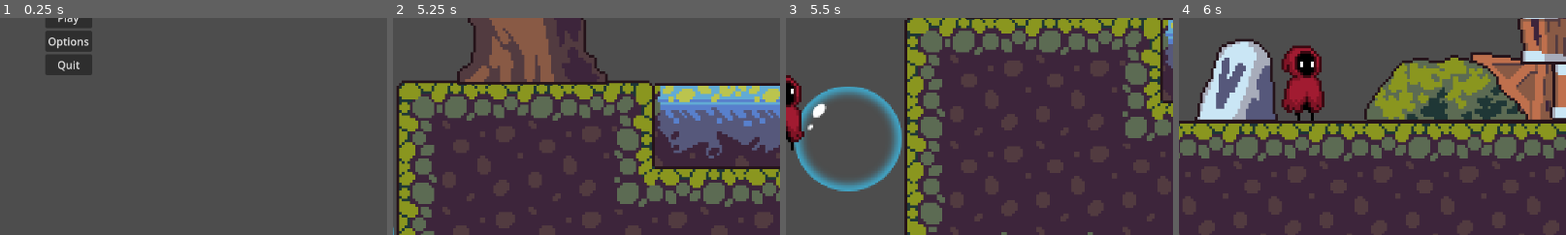
Above: before the commit, frames 1-4 (left to right).
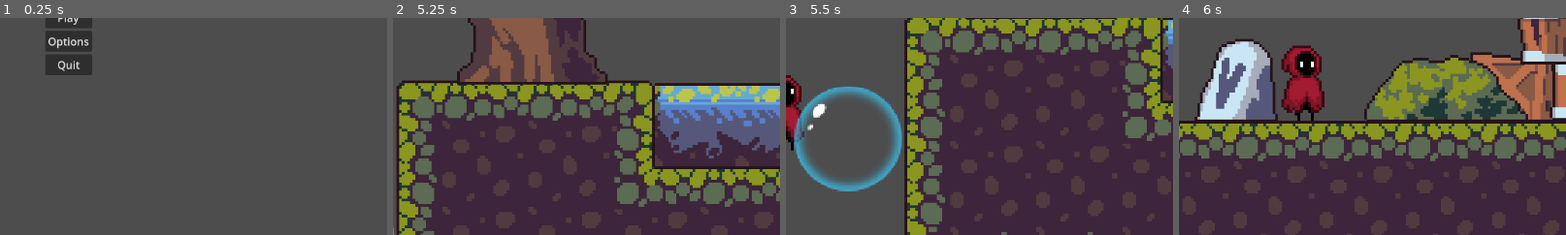
Above: after the commit, the same moments.

Repository: pxD1311/Bubble-Realms-The-Lost-Knight
Game: Godot game, scene res://scenes/game_manager.tscn
The game is run twice, just before and just after one commit, with the same random seed, the same clock (stepped at 60 frames per second) and the same inputs. This scene is started directly instead of the project's main scene.
Inputs (mouse positions are % of the whole screen's width and height, from its top left):
- Up to frame 1 (0.25 s): no input
- Up to frame 2 (5.25 s): click "Play" at 0.5 s; move the mouse to (45, 70) at 1.27 s; hold S (crouch) 1.28-2.03 s; hold D (move_right) 1.28-2.78 s; tap Space (jump) at 1.52, 2.27, 3.77, 4.52 s; move the mouse to (80, 65) at 2.02 s; click (80, 65) at 2.1 s; move the mouse to (20, 35) at 2.77 s; hold A (move_left) 2.78-5.03 s; right-click (20, 35) at 2.85 s; move the mouse to (55, 50) at 3.52 s; tap S (crouch) at 3.6 s; move the mouse to (35, 25) at 4.27 s; click (35, 25) at 4.35 s; move the mouse to (72, 45) at 5.02 s; hold D (move_right) from 5.03 s (still down); right-click (72, 45) at 5.1 s
- Up to frame 3 (5.5 s): keep holding D (move_right); tap Space (jump) at 5.27 s
- Up to frame 4 (6 s): keep holding D (move_right); move the mouse to (30, 55) at 5.77 s; hold S (crouch) from 5.78 s (still down)
The pictures show only the part of the screen within x 42-92%, y 48-98%; the shares and areas given below are measured in that part.

Frames 1-2 are identical in both runs. In frame 3, 0.2% of the frame differs, in the area x 2-5%, y 42-58%; in frame 4, nothing differs.

Commit message:
added coin

Diff:
--- a/scenes/bubble.tscn
+++ b/scenes/bubble.tscn
@@ -8,11 +8,13 @@
 [node name="bubble_up_down" type="AnimatableBody2D"]
 
 [node name="Sprite2D" type="Sprite2D" parent="."]
+z_index = 6
 position = Vector2(1, 6)
 scale = Vector2(0.625, 0.609375)
 texture = ExtResource("1_ew2f7")
 
 [node name="CollisionShape2D" type="CollisionShape2D" parent="."]
+z_index = 10
 position = Vector2(1.5, 20)
 shape = SubResource("RectangleShape2D_vx2lh")
 one_way_collision = true
--- a/scenes/character.tscn
+++ b/scenes/character.tscn
@@ -427,6 +427,7 @@
 height = 18.0
 
 [node name="Character" type="CharacterBody2D"]
+z_index = 1
 script = SubResource("GDScript_7woi2")
 
 [node name="AnimatedSprite2D2" type="AnimatedSprite2D" parent="."]
--- /dev/null
+++ b/scenes/coin.tscn
@@ -0,0 +1,220 @@
+[gd_scene load_steps=21 format=3 uid="uid://csbfbwmpfen8m"]
+
+[ext_resource type="Texture2D" uid="uid://cecnw6opnxae3" path="res://assets/sprites/coin.png" id="1_buiks"]
+[ext_resource type="Script" path="res://scripts/coin.gd" id="1_h1a6d"]
+[ext_resource type="AudioStream" uid="uid://xfmsyvegd74p" path="res://assets/sounds/coin.wav" id="3_11i7n"]
+
+[sub_resource type="AtlasTexture" id="AtlasTexture_esfn2"]
+atlas = ExtResource("1_buiks")
+region = Rect2(0, 0, 16, 16)
+
+[sub_resource type="AtlasTexture" id="AtlasTexture_leyqj"]
+atlas = ExtResource("1_buiks")
+region = Rect2(16, 0, 16, 16)
+
+[sub_resource type="AtlasTexture" id="AtlasTexture_bnom2"]
+atlas = ExtResource("1_buiks")
+region = Rect2(32, 0, 16, 16)
+
+[sub_resource type="AtlasTexture" id="AtlasTexture_b1mxc"]
+atlas = ExtResource("1_buiks")
+region = Rect2(48, 0, 16, 16)
+
+[sub_resource type="AtlasTexture" id="AtlasTexture_3lmva"]
+atlas = ExtResource("1_buiks")
+region = Rect2(64, 0, 16, 16)
+
+[sub_resource type="AtlasTexture" id="AtlasTexture_y3cny"]
+atlas = ExtResource("1_buiks")
+region = Rect2(80, 0, 16, 16)
+
+[sub_resource type="AtlasTexture" id="AtlasTexture_22fj7"]
+atlas = ExtResource("1_buiks")
+region = Rect2(96, 0, 16, 16)
+
+[sub_resource type="AtlasTexture" id="AtlasTexture_1onyu"]
+atlas = ExtResource("1_buiks")
+region = Rect2(112, 0, 16, 16)
+
+[sub_resource type="AtlasTexture" id="AtlasTexture_scacn"]
+atlas = ExtResource("1_buiks")
+region = Rect2(128, 0, 16, 16)
+
+[sub_resource type="AtlasTexture" id="AtlasTexture_bciv6"]
+atlas = ExtResource("1_buiks")
+region = Rect2(144, 0, 16, 16)
+
+[sub_resource type="AtlasTexture" id="AtlasTexture_g1y45"]
+atlas = ExtResource("1_buiks")
+region = Rect2(160, 0, 16, 16)
+
+[sub_resource type="AtlasTexture" id="AtlasTexture_snjjh"]
+atlas = ExtResource("1_buiks")
+region = Rect2(176, 0, 16, 16)
+
+[sub_resource type="SpriteFrames" id="SpriteFrames_ht5kr"]
+animations = [{
+"frames": [{
+"duration": 1.0,
+"texture": SubResource("AtlasTexture_esfn2")
+}, {
+"duration": 1.0,
+"texture": SubResource("AtlasTexture_leyqj")
+}, {
+"duration": 1.0,
+"texture": SubResource("AtlasTexture_bnom2")
+}, {
+"duration": 1.0,
+"texture": SubResource("AtlasTexture_b1mxc")
+}, {
+"duration": 1.0,
+"texture": SubResource("AtlasTexture_3lmva")
+}, {
+"duration": 1.0,
+"texture": SubResource("AtlasTexture_y3cny")
+}, {
+"duration": 1.0,
+"texture": SubResource("AtlasTexture_22fj7")
+}, {
+"duration": 1.0,
+"texture": SubResource("AtlasTexture_1onyu")
+}, {
+"duration": 1.0,
+"texture": SubResource("AtlasTexture_scacn")
+}, {
+"duration": 1.0,
+"texture": SubResource("AtlasTexture_bciv6")
+}, {
+"duration": 1.0,
+"texture": SubResource("AtlasTexture_g1y45")
+}, {
+"duration": 1.0,
+"texture": SubResource("AtlasTexture_snjjh")
+}],
+"loop": true,
+"name": &"default",
+"speed": 10.0
+}]
+
+[sub_resource type="CircleShape2D" id="CircleShape2D_24mma"]
+radius = 5.09902
+
+[sub_resource type="Animation" id="Animation_w7842"]
+resource_name = "pickup"
+tracks/0/type = "value"
+tracks/0/imported = false
+tracks/0/enabled = true
+tracks/0/path = NodePath("AnimatedSprite2D:visible")
+tracks/0/interp = 1
+tracks/0/loop_wrap = true
+tracks/0/keys = {
+"times": PackedFloat32Array(0),
+"transitions": PackedFloat32Array(1),
+"update": 1,
+"values": [false]
+}
+tracks/1/type = "value"
+tracks/1/imported = false
+tracks/1/enabled = true
+tracks/1/path = NodePath("CollisionShape2D:disabled")
+tracks/1/interp = 1
+tracks/1/loop_wrap = true
+tracks/1/keys = {
+"times": PackedFloat32Array(0),
+"transitions": PackedFloat32Array(1),
+"update": 1,
+"values": [true]
+}
+tracks/2/type = "value"
+tracks/2/imported = false
+tracks/2/enabled = true
+tracks/2/path = NodePath("coin_sound:playing")
+tracks/2/interp = 1
+tracks/2/loop_wrap = true
+tracks/2/keys = {
+"times": PackedFloat32Array(0),
+"transitions": PackedFloat32Array(1),
+"update": 1,
+"values": [true]
+}
+tracks/3/type = "method"
+tracks/3/imported = false
+tracks/3/enabled = true
+tracks/3/path = NodePath(".")
+tracks/3/interp = 1
+tracks/3/loop_wrap = true
+tracks/3/keys = {
+"times": PackedFloat32Array(1),
+"transitions": PackedFloat32Array(1),
+"values": [{
+"args": [],
+"method": &"queue_free"
+}]
+}
+
+[sub_resource type="Animation" id="Animation_agfse"]
+length = 0.001
+tracks/0/type = "value"
+tracks/0/imported = false
+tracks/0/enabled = true
+tracks/0/path = NodePath("AnimatedSprite2D:visible")
+tracks/0/interp = 1
+tracks/0/loop_wrap = true
+tracks/0/keys = {
+"times": PackedFloat32Array(0),
+"transitions": PackedFloat32Array(1),
+"update": 1,
+"values": [true]
+}
+tracks/1/type = "value"
+tracks/1/imported = false
+tracks/1/enabled = true
+tracks/1/path = NodePath("CollisionShape2D:disabled")
+tracks/1/interp = 1
+tracks/1/loop_wrap = true
+tracks/1/keys = {
+"times": PackedFloat32Array(0),
+"transitions": PackedFloat32Array(1),
+"update": 1,
+"values": [false]
+}
+tracks/2/type = "value"
+tracks/2/imported = false
+tracks/2/enabled = true
+tracks/2/path = NodePath("coin_sound:playing")
+tracks/2/interp = 1
+tracks/2/loop_wrap = true
+tracks/2/keys = {
+"times": PackedFloat32Array(0),
+"transitions": PackedFloat32Array(1),
+"update": 1,
+"values": [false]
+}
+
+[sub_resource type="AnimationLibrary" id="AnimationLibrary_7cgji"]
+_data = {
+"RESET": SubResource("Animation_agfse"),
+"pickup": SubResource("Animation_w7842")
+}
+
+[node name="coin" type="Area2D"]
+collision_mask = 2
+script = ExtResource("1_h1a6d")
+
+[node name="AnimatedSprite2D" type="AnimatedSprite2D" parent="."]
+sprite_frames = SubResource("SpriteFrames_ht5kr")
+autoplay = "default"
+
+[node name="CollisionShape2D" type="CollisionShape2D" parent="."]
+shape = SubResource("CircleShape2D_24mma")
+
+[node name="coin_sound" type="AudioStreamPlayer2D" parent="."]
+stream = ExtResource("3_11i7n")
+bus = &"sfx"
+
+[node name="AnimationPlayer" type="AnimationPlayer" parent="."]
+libraries = {
+"": SubResource("AnimationLibrary_7cgji")
+}
+
+[connection signal="body_entered" from="." to="." method="_on_body_entered"]
--- a/scenes/hub.tscn
+++ b/scenes/hub.tscn
@@ -31,6 +31,7 @@
 [ext_resource type="Texture2D" uid="uid://d05ngndiq6b35" path="res://assets/images/3 Objects/Bushes/7.png" id="29_rja1o"]
 [ext_resource type="PackedScene" uid="uid://c7k3jhihvelis" path="res://scenes/bubble.tscn" id="30_vathm"]
 [ext_resource type="PackedScene" uid="uid://ca4001x6u8rb2" path="res://scenes/character.tscn" id="31_rf1li"]
+[ext_resource type="PackedScene" uid="uid://dp3t42xdm01sk" path="res://scenes/portal.tscn" id="32_coy5d"]
 
 [sub_resource type="TileSetAtlasSource" id="TileSetAtlasSource_h271k"]
 texture = ExtResource("1_12euc")
@@ -534,3 +535,6 @@
 zoom = Vector2(4, 4)
 limit_smoothed = true
 position_smoothing_enabled = true
+
+[node name="portal" parent="." instance=ExtResource("32_coy5d")]
+position = Vector2(1116, 253)
--- /dev/null
+++ b/scenes/portal.tscn
@@ -0,0 +1,71 @@
+[gd_scene load_steps=10 format=3 uid="uid://dp3t42xdm01sk"]
+
+[ext_resource type="Texture2D" uid="uid://be08gecw2br8g" path="res://assets/portal/Dimensional_Portal.png" id="1_72mik"]
+
+[sub_resource type="CapsuleShape2D" id="CapsuleShape2D_fct1c"]
+radius = 38.0
+height = 152.0
+
+[sub_resource type="AtlasTexture" id="AtlasTexture_4mafn"]
+atlas = ExtResource("1_72mik")
+region = Rect2(0, 0, 32, 32)
+
+[sub_resource type="AtlasTexture" id="AtlasTexture_3pt8w"]
+atlas = ExtResource("1_72mik")
+region = Rect2(32, 0, 32, 32)
+
+[sub_resource type="AtlasTexture" id="AtlasTexture_i27k6"]
+atlas = ExtResource("1_72mik")
+region = Rect2(64, 0, 32, 32)
+
+[sub_resource type="AtlasTexture" id="AtlasTexture_ri8s5"]
+atlas = ExtResource("1_72mik")
+region = Rect2(0, 32, 32, 32)
+
+[sub_resource type="AtlasTexture" id="AtlasTexture_e1p48"]
+atlas = ExtResource("1_72mik")
+region = Rect2(32, 32, 32, 32)
+
+[sub_resource type="AtlasTexture" id="AtlasTexture_mw34y"]
+atlas = ExtResource("1_72mik")
+region = Rect2(64, 32, 32, 32)
+
+[sub_resource type="SpriteFrames" id="SpriteFrames_bjbe1"]
+animations = [{
+"frames": [{
+"duration": 1.0,
+"texture": SubResource("AtlasTexture_4mafn")
+}, {
+"duration": 1.0,
+"texture": SubResource("AtlasTexture_3pt8w")
+}, {
+"duration": 1.0,
+"texture": SubResource("AtlasTexture_i27k6")
+}, {
+"duration": 1.0,
+"texture": SubResource("AtlasTexture_ri8s5")
+}, {
+"duration": 1.0,
+"texture": SubResource("AtlasTexture_e1p48")
+}, {
+"duration": 1.0,
+"texture": SubResource("AtlasTexture_mw34y")
+}],
+"loop": true,
+"name": &"default",
+"speed": 5.0
+}]
+
+[node name="portal" type="Node2D"]
+
+[node name="Area2D" type="Area2D" parent="."]
+
+[node name="CollisionShape2D" type="CollisionShape2D" parent="Area2D"]
+shape = SubResource("CapsuleShape2D_fct1c")
+
+[node name="AnimatedSprite2D" type="AnimatedSprite2D" parent="."]
+position = Vector2(-5, -2)
+scale = Vector2(5.625, 4.9375)
+sprite_frames = SubResource("SpriteFrames_bjbe1")
+autoplay = "default"
+frame_progress = 0.126244
--- /dev/null
+++ b/scripts/coin.gd
@@ -0,0 +1,8 @@
+extends Area2D
+
+@onready var game_manager = %game_manager
+@onready var animation_player = $AnimationPlayer
+
+func _on_body_entered(body):
+	game_manager.add_point()
+	animation_player.play("pickup")
Not shown, added: assets/portal/Dimensional_Portal.png.import
Not shown: 1 places in scenes/hub.tscn that only renumber resources
